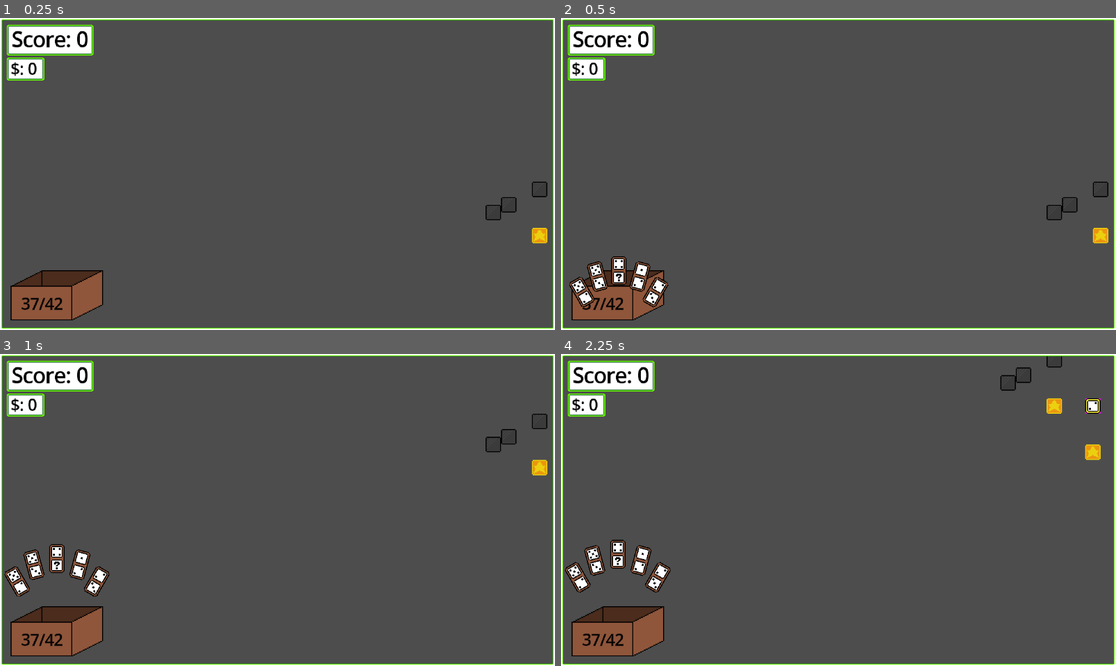
Above: before the commit, frames 1-4 (two rows, left to right).
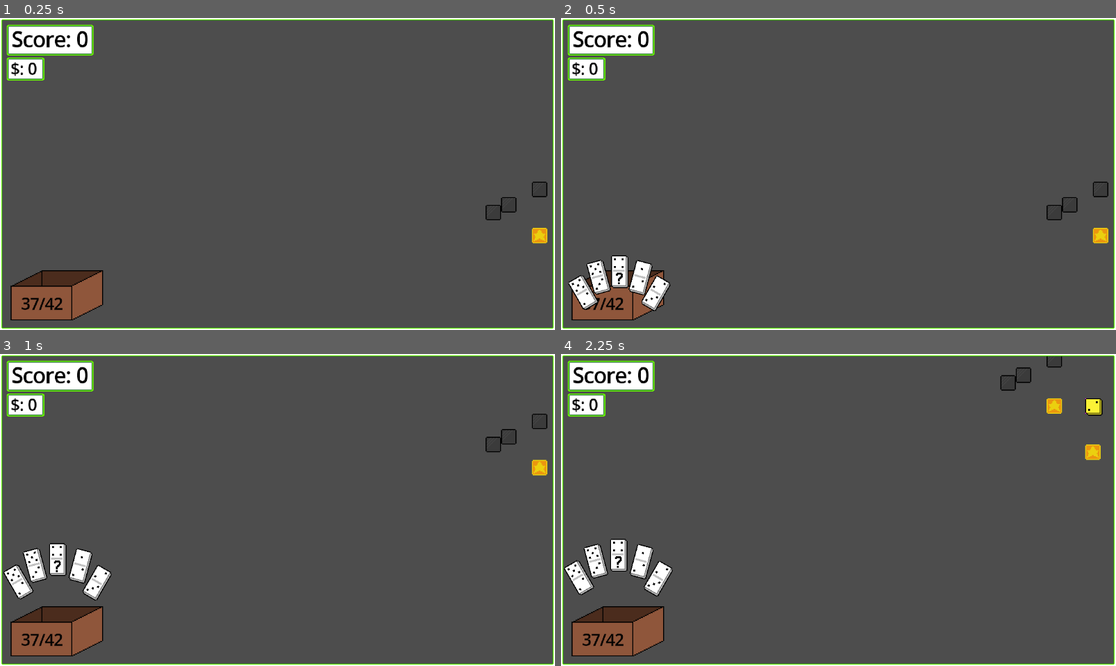
Above: after the commit, the same moments.

Repository: Ghoose1/GFPGame
Game: Godot game, scene res://scenes/scene.tscn
Same seed, same stepped clock (60 frames per second), same inputs: the game is played once before the commit and once after it.
Inputs (mouse positions are in pixels of both pictures, inside the frame that each line leads up to):
- Up to frame 1 (0.25 s): no input
- Up to frame 2 (0.5 s): no input
- Up to frame 3 (1 s): tap Enter at 0.5 s; move the mouse to (399, 494) at 0.52 s; hold S (Camera_Down) from 0.53 s (still down); click (399, 494) at 0.67 s
- Up to frame 4 (2.25 s): release S (Camera_Down) at 1.25 s; drag from (727, 525) to (810, 572) at 1.27 s; move the mouse to (894, 441) at 2.02 s; hold D (Camera_Right) from 2.03 s (still down); click (894, 441) at 2.17 s

Frame 1 is identical in both runs. In frame 2, 1.2% of the frame differs, in the area x 1-20%, y 75-94%; in frame 3, 1.2%; in frame 4, 1.3%, in the area x 0-98%, y 14-78%.

Commit message:
added new domino sprites

Diff:
--- a/Dominos/basic.tscn
+++ b/Dominos/basic.tscn
@@ -2,8 +2,10 @@
 
 [ext_resource type="PackedScene" uid="uid://vsckn3xhp8gj" path="res://Dominos/domino.tscn" id="1_ida1a"]
 [ext_resource type="Script" uid="uid://da3edjxcaf3cg" path="res://Dominos/basic.gd" id="2_t0xhk"]
+[ext_resource type="Texture2D" uid="uid://bq1yvqwh527d8" path="res://Assets/NewBasic.png" id="3_hp1wm"]
 [ext_resource type="Script" uid="uid://bfex4lciueeb6" path="res://scripts/connection_point.gd" id="3_jas1q"]
 [ext_resource type="PackedScene" uid="uid://chyl5hppjjnln" path="res://scenes/face.tscn" id="3_t0xhk"]
+[ext_resource type="Texture2D" uid="uid://dsqiugud2ht4p" path="res://Assets/NewBasic_Front.png" id="4_hp1wm"]
 [ext_resource type="Texture2D" uid="uid://bbqpw2dh2ad6l" path="res://Assets/Domino_Score_Animation_Vertical.png" id="4_t0xhk"]
 
 [sub_resource type="Animation" id="Animation_ldl45"]
@@ -37,7 +39,7 @@
 resource_name = "new_animation"
 tracks/0/type = "value"
 tracks/0/imported = false
-tracks/0/enabled = true
+tracks/0/enabled = false
 tracks/0/path = NodePath("Sprites/ScoreAnimationSprite:frame")
 tracks/0/interp = 1
 tracks/0/loop_wrap = true
@@ -49,7 +51,7 @@
 }
 tracks/1/type = "value"
 tracks/1/imported = false
-tracks/1/enabled = true
+tracks/1/enabled = false
 tracks/1/path = NodePath("Sprites/ScoreAnimationSprite:visible")
 tracks/1/interp = 1
 tracks/1/loop_wrap = true
@@ -84,13 +86,21 @@
 face1 = NodePath("Sprites/Face_1")
 connection_points = [NodePath("Connections/ConnectionPoint_UP"), NodePath("Connections/ConnectionPoint_DOWN"), NodePath("Connections/ConnectionPoint_LEFT"), NodePath("Connections/ConnectionPoint_RIGHT")]
 
-[node name="Face_0" parent="Sprites" parent_id_path=PackedInt32Array(1056328990) index="1" unique_id=768536152 instance=ExtResource("3_t0xhk")]
-position = Vector2(0, -7)
+[node name="Base" parent="Sprites" parent_id_path=PackedInt32Array(1056328990) index="0" unique_id=965724582]
+position = Vector2(1, 1)
+texture = ExtResource("3_hp1wm")
 
-[node name="Face_1" parent="Sprites" parent_id_path=PackedInt32Array(1056328990) index="2" unique_id=506388342 instance=ExtResource("3_t0xhk")]
-position = Vector2(0, 7)
+[node name="Front" type="Sprite2D" parent="Sprites" parent_id_path=PackedInt32Array(1056328990) index="1" unique_id=184797121]
+z_index = 1
+texture = ExtResource("4_hp1wm")
 
-[node name="ScoreAnimationSprite" type="Sprite2D" parent="Sprites" parent_id_path=PackedInt32Array(1056328990) index="3" unique_id=596334901]
+[node name="Face_0" parent="Sprites" parent_id_path=PackedInt32Array(1056328990) index="2" unique_id=768536152 instance=ExtResource("3_t0xhk")]
+position = Vector2(0, -8)
+
+[node name="Face_1" parent="Sprites" parent_id_path=PackedInt32Array(1056328990) index="3" unique_id=506388342 instance=ExtResource("3_t0xhk")]
+position = Vector2(0, 8)
+
+[node name="ScoreAnimationSprite" type="Sprite2D" parent="Sprites" parent_id_path=PackedInt32Array(1056328990) index="4" unique_id=596334901]
 visible = false
 texture_filter = 1
 texture = ExtResource("4_t0xhk")
--- a/Dominos/starter.tscn
+++ b/Dominos/starter.tscn
@@ -2,8 +2,9 @@
 
 [ext_resource type="PackedScene" uid="uid://vsckn3xhp8gj" path="res://Dominos/domino.tscn" id="1_no1a8"]
 [ext_resource type="Script" uid="uid://cvr3dm5p2yicy" path="res://Dominos/starter.gd" id="2_urjrp"]
-[ext_resource type="Texture2D" uid="uid://dwwhoi3avi7k6" path="res://Assets/Starter_Tile.png" id="3_urjrp"]
+[ext_resource type="Texture2D" uid="uid://bbgji4ykpy5m0" path="res://Assets/NewStarter.png" id="3_rj3qb"]
 [ext_resource type="PackedScene" uid="uid://chyl5hppjjnln" path="res://scenes/face.tscn" id="4_altpb"]
+[ext_resource type="Texture2D" uid="uid://cagu31lk6tvk1" path="res://Assets/NewStarter_Front.png" id="4_rn5vn"]
 [ext_resource type="Script" uid="uid://bfex4lciueeb6" path="res://scripts/connection_point.gd" id="5_rj3qb"]
 
 [node name="Starter" unique_id=1578433667 node_paths=PackedStringArray("face", "connection_points") instance=ExtResource("1_no1a8")]
@@ -12,9 +13,14 @@
 connection_points = [NodePath("Connections/ConnectionPoint_UP"), NodePath("Connections/ConnectionPoint_DOWN"), NodePath("Connections/ConnectionPoint_LEFT"), NodePath("Connections/ConnectionPoint_RIGHT")]
 
 [node name="Base" parent="Sprites" parent_id_path=PackedInt32Array(1056328990) index="0" unique_id=965724582]
-texture = ExtResource("3_urjrp")
+position = Vector2(1, 1)
+texture = ExtResource("3_rj3qb")
 
-[node name="Face_0" parent="Sprites" parent_id_path=PackedInt32Array(1056328990) index="1" unique_id=768536152 instance=ExtResource("4_altpb")]
+[node name="Front" type="Sprite2D" parent="Sprites" parent_id_path=PackedInt32Array(1056328990) index="1" unique_id=624137516]
+z_index = 1
+texture = ExtResource("4_rn5vn")
+
+[node name="Face_0" parent="Sprites" parent_id_path=PackedInt32Array(1056328990) index="2" unique_id=768536152 instance=ExtResource("4_altpb")]
 
 [node name="Connections" type="Node" parent="." index="1" unique_id=1432897465]
 
--- a/scenes/face.tscn
+++ b/scenes/face.tscn
@@ -1,10 +1,11 @@
 [gd_scene format=3 uid="uid://chyl5hppjjnln"]
 
-[ext_resource type="Texture2D" uid="uid://blhhbyt82taog" path="res://Assets/Basic_Faces.png" id="1_3alo4"]
+[ext_resource type="Texture2D" uid="uid://bjl5btaxohjfg" path="res://Assets/NewFaces.png" id="1_lxkqd"]
 [ext_resource type="Script" uid="uid://hxcl8feljwgw" path="res://scripts/face.gd" id="2_lxkqd"]
 
 [node name="Face" type="Sprite2D" unique_id=768536152]
+z_index = 1
 texture_filter = 1
-texture = ExtResource("1_3alo4")
+texture = ExtResource("1_lxkqd")
 hframes = 11
 script = ExtResource("2_lxkqd")
Binary file added: Assets/NewBasic.png
Not shown, added: Assets/NewBasic.png.import
Binary file added: Assets/NewBasic_Front.png
Not shown, added: Assets/NewBasic_Front.png.import
Binary file added: Assets/NewFaces.png
Not shown, added: Assets/NewFaces.png.import
Binary file added: Assets/NewStarter.png
Not shown, added: Assets/NewStarter.png.import
Binary file added: Assets/NewStarter_Front.png
Not shown, added: Assets/NewStarter_Front.png.import
